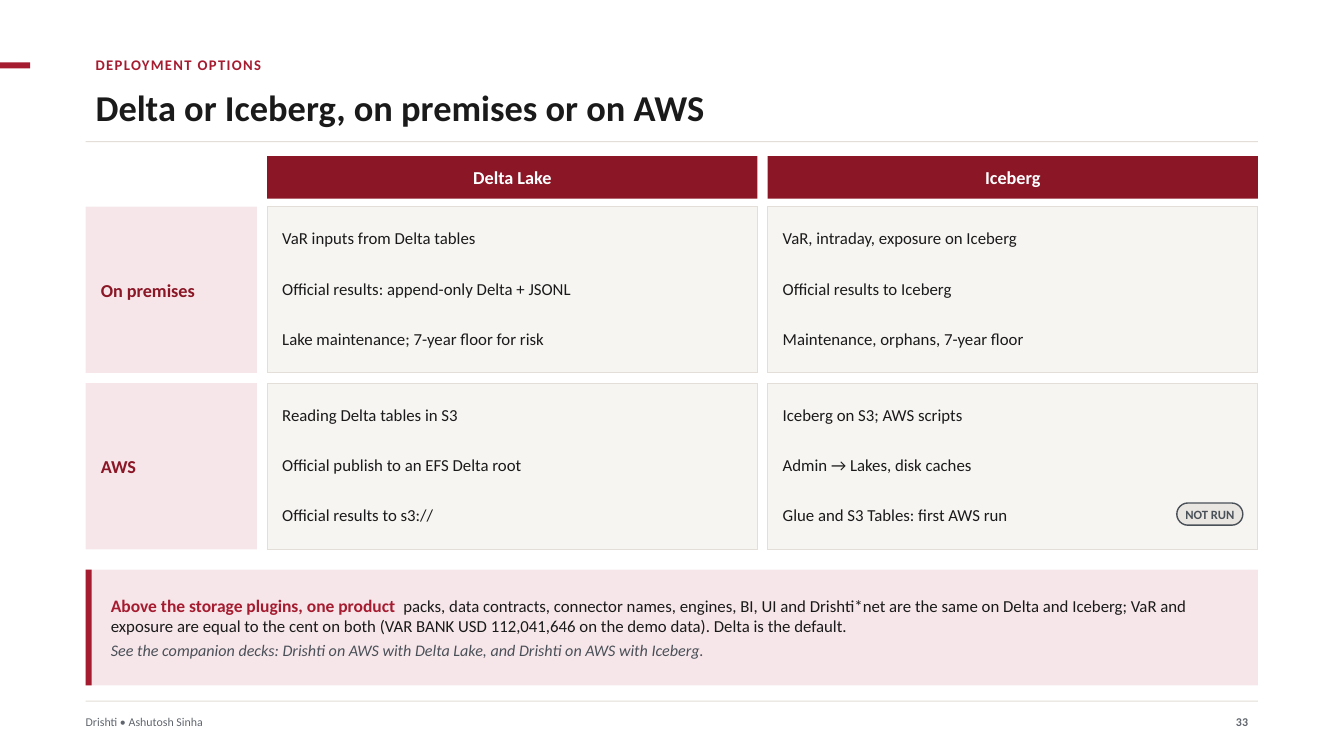
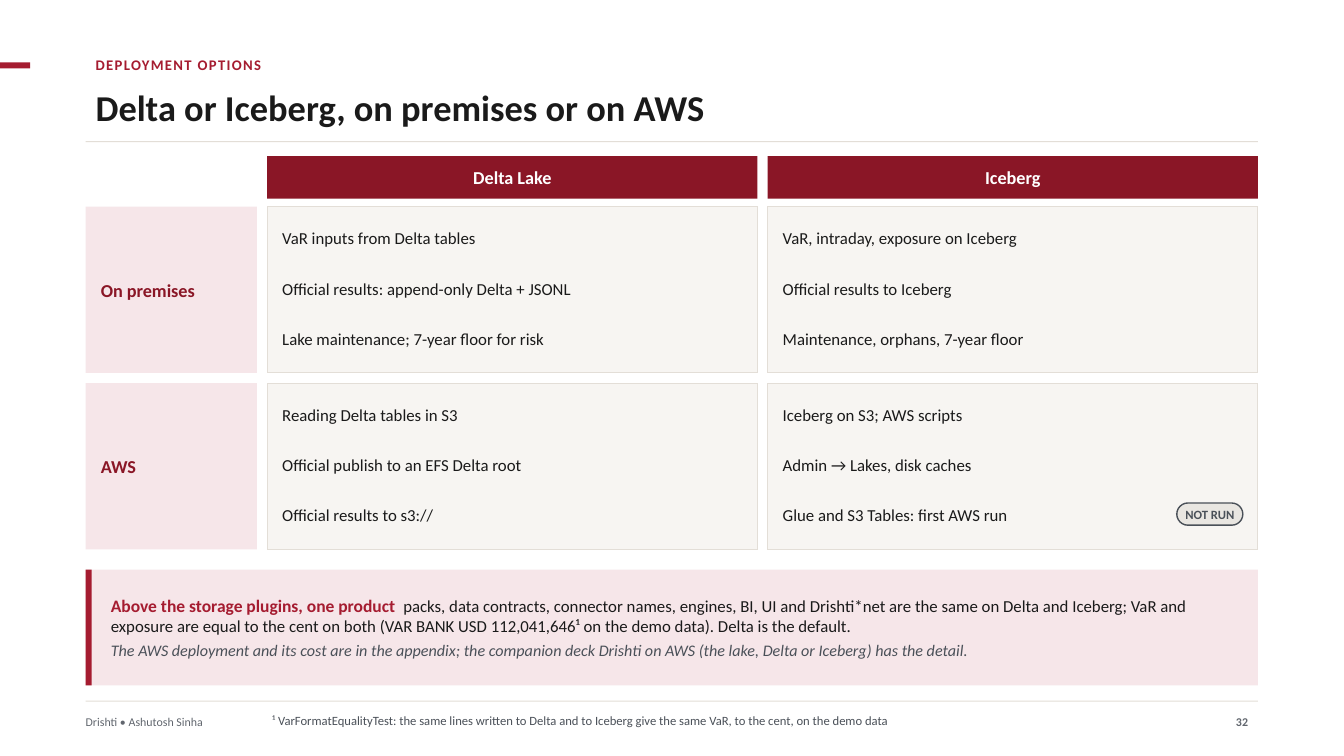
Before and after one commit to ajsinha/drishti, a slide deck: slide 32 of docs/publications/Drishti-VaR-Engine.pptx (slide 33 before the commit). Drawn at 1344x756 pixels with LibreOffice and Linux fonts; fonts in the diff are those of the drawing. Boxes give left, top, right and bottom in pixels: in the first picture for what was removed or moved away, otherwise in the second. Text is boxed around its words. In the diff, an @@ line names an element or a change of style, - is before the commit and + after.

Commit message:
Decks reorganised: one shape for every deck, the two AWS decks merged into Drishti-on-AWS, the VaR deck with the Market and World editions and one roadmap, every estimate footnoted with its derivation (figures corrected: shard owner 128 GB RAM and a 36 GB heap, 330-650 req/s); EXPOSURE_GUIDE 27.3's seven-year path storage is about 130 TB

```diff
--- a/docs/publications/Drishti-VaR-Engine.pptx
+++ b/docs/publications/Drishti-VaR-Engine.pptx
@@ text at box(111, 599, 1186, 659): text changed @@
-Above the storage plugins, one product packs, data contracts, connector names, engines, BI, UI and Drishti*net are the same on Delta and Iceberg; VaR and exposure are equal to the cent on both (VAR BANK USD 112,041,646 on the demo data). Delta is the default.
-See the companion decks: Drishti on AWS with Delta Lake, and Drishti on AWS with Iceberg.
+Above the storage plugins, one product packs, data contracts, connector names, engines, BI, UI and Drishti*net are the same on Delta and Iceberg; VaR and exposure are equal to the cent on both (VAR BANK USD 112,041,646¹ on the demo data). Delta is the default.
+The AWS deployment and its cost are in the appendix; the companion deck Drishti on AWS (the lake, Delta or Iceberg) has the detail.
@@ text added at box(272, 715, 888, 727), 9 pt, text #4A5058 @@
+¹ VarFormatEqualityTest: the same lines written to Delta and to Iceberg give the same VaR, to the cent, on the demo data
```
Also in this commit, not shown: 33 other slides changed, 14 slides added, 4 slides removed, 13 other files.
